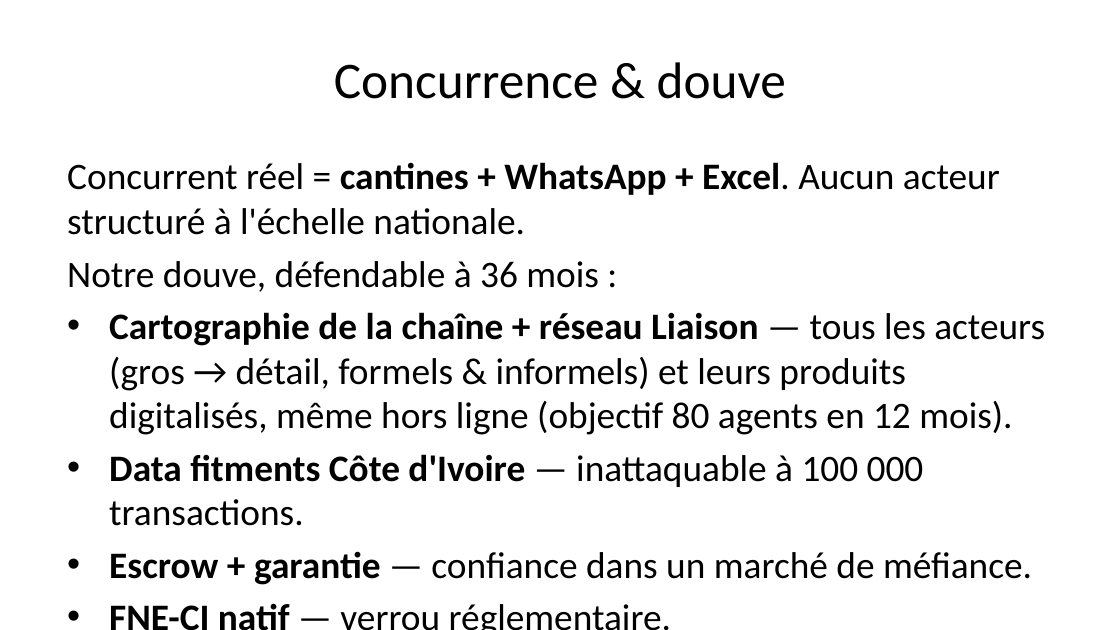
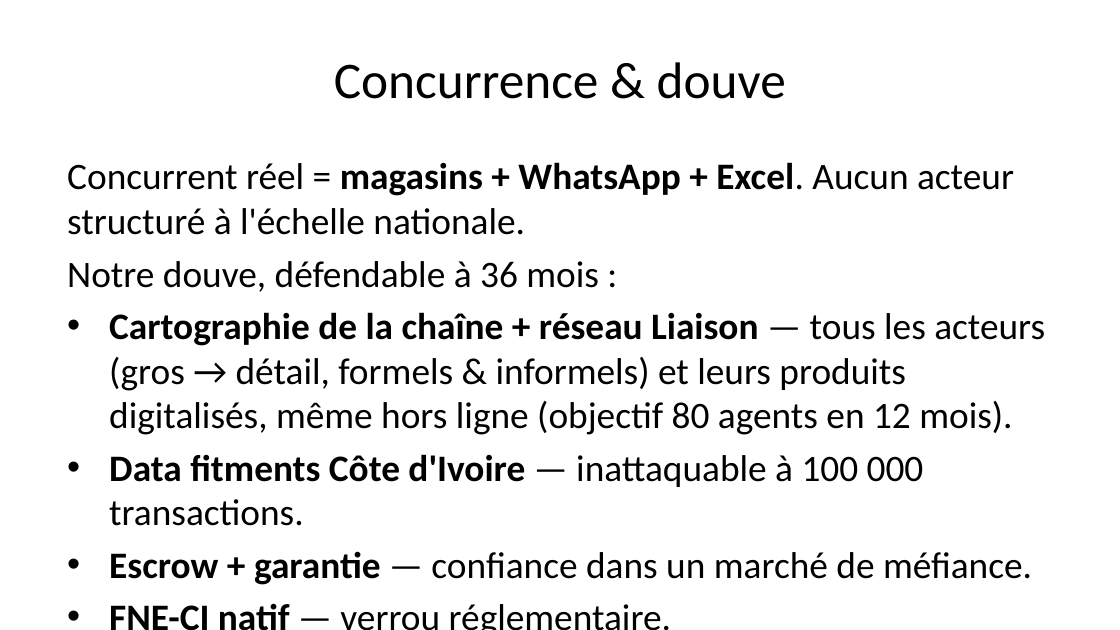
Before and after one commit to Fefer79/pieces, a slide deck: slide 11 of docs/pitch-deck-pieces-2026-06.pptx. Drawn at 1120x630 pixels with LibreOffice and Linux fonts; fonts in the diff are those of the drawing. Boxes give left, top, right and bottom in pixels: in the first picture for what was removed or moved away, otherwise in the second. Text is boxed around its words. In the diff, an @@ line names an element or a change of style, - is before the commit and + after.

```diff
--- a/docs/pitch-deck-pieces-2026-06.pptx
+++ b/docs/pitch-deck-pieces-2026-06.pptx
@@ text at (x1=67, y1=162, x2=1014, y2=235): text changed @@
-Concurrent réel = cantines + WhatsApp + Excel. Aucun acteur structuré à l'échelle nationale.
+Concurrent réel = magasins + WhatsApp + Excel. Aucun acteur structuré à l'échelle nationale.
```
Also in this commit, not shown: 9 other files.
